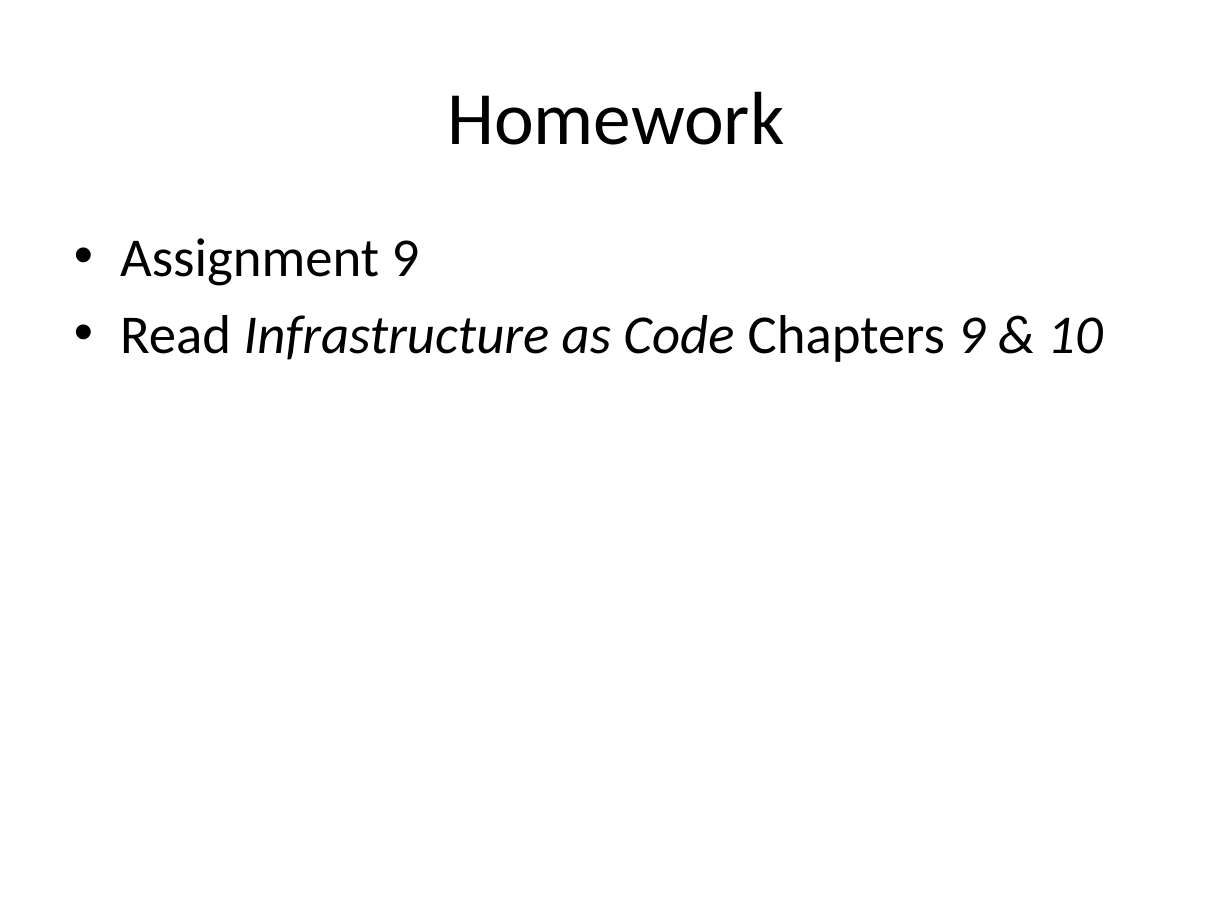
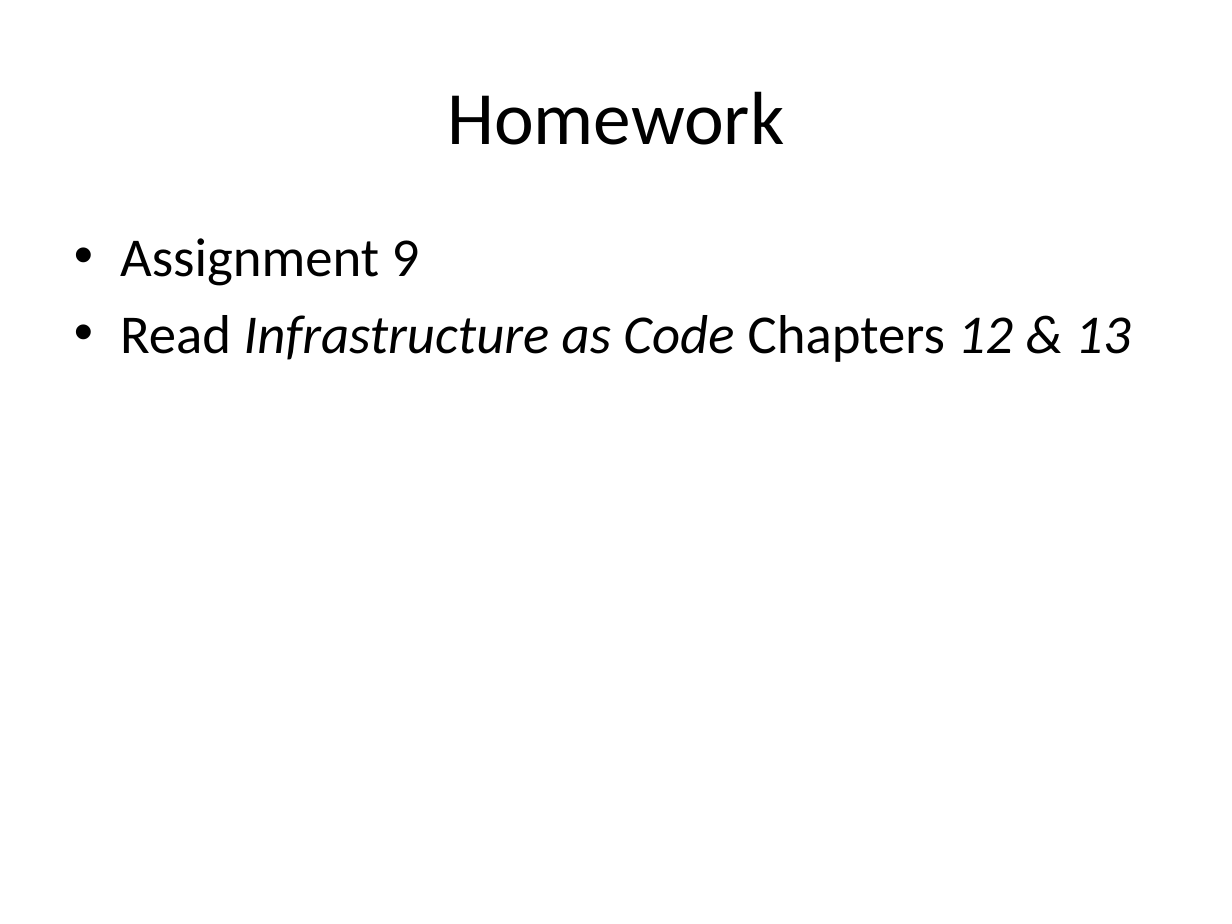
Before and after one commit to jasondbaker/infrastructure-class, a slide deck: slide 53 of lectures/infrastructure-week-10.pptx. Drawn at 1232x924 pixels with LibreOffice and Linux fonts; fonts in the diff are those of the drawing. Boxes give left, top, right and bottom in pixels: in the first picture for what was removed or moved away, otherwise in the second. Text is boxed around its words. In the diff, an @@ line names an element or a change of style, - is before the commit and + after.

```diff
--- a/lectures/infrastructure-week-10.pptx
+++ b/lectures/infrastructure-week-10.pptx
@@ text at (x1=120, y1=315, x2=1130, y2=362): text changed @@
-• Read Infrastructure as Code Chapters 9 & 10
+• Read Infrastructure as Code Chapters 12 & 13
```
Also in this commit, not shown: 5 other files.
